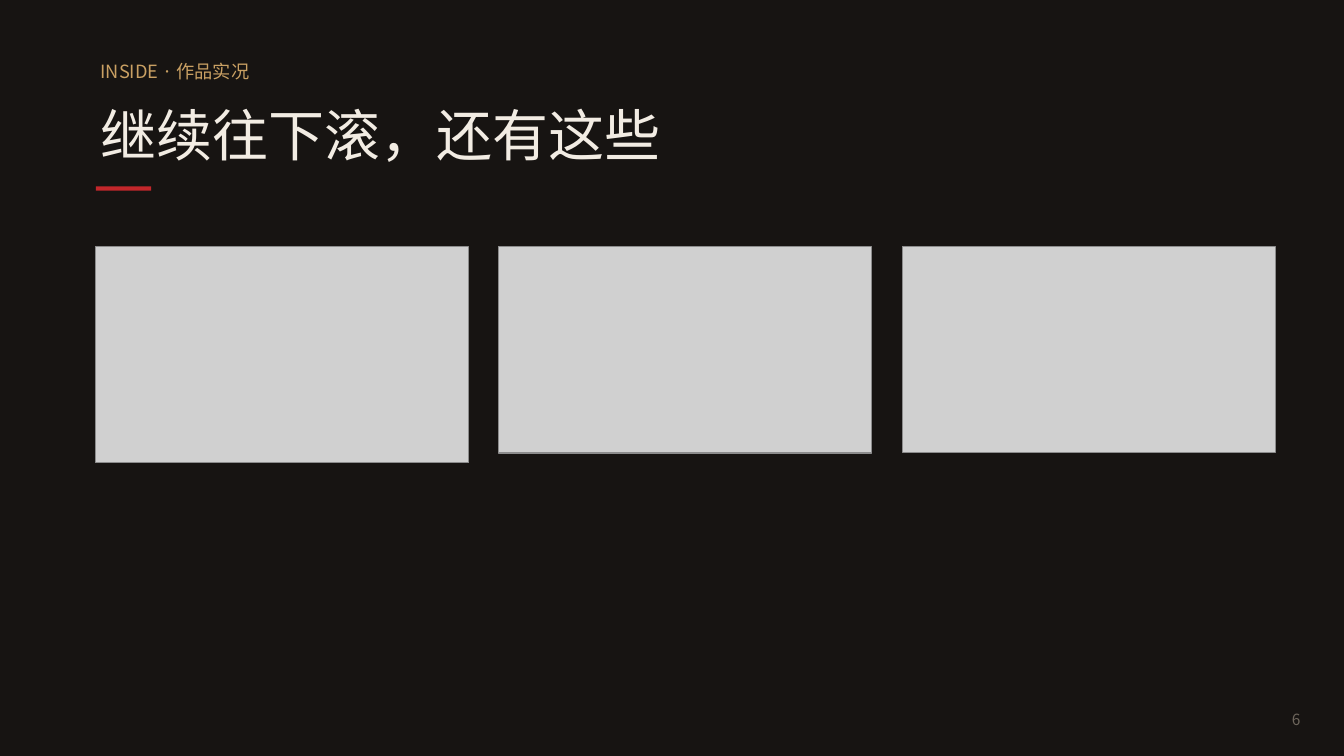
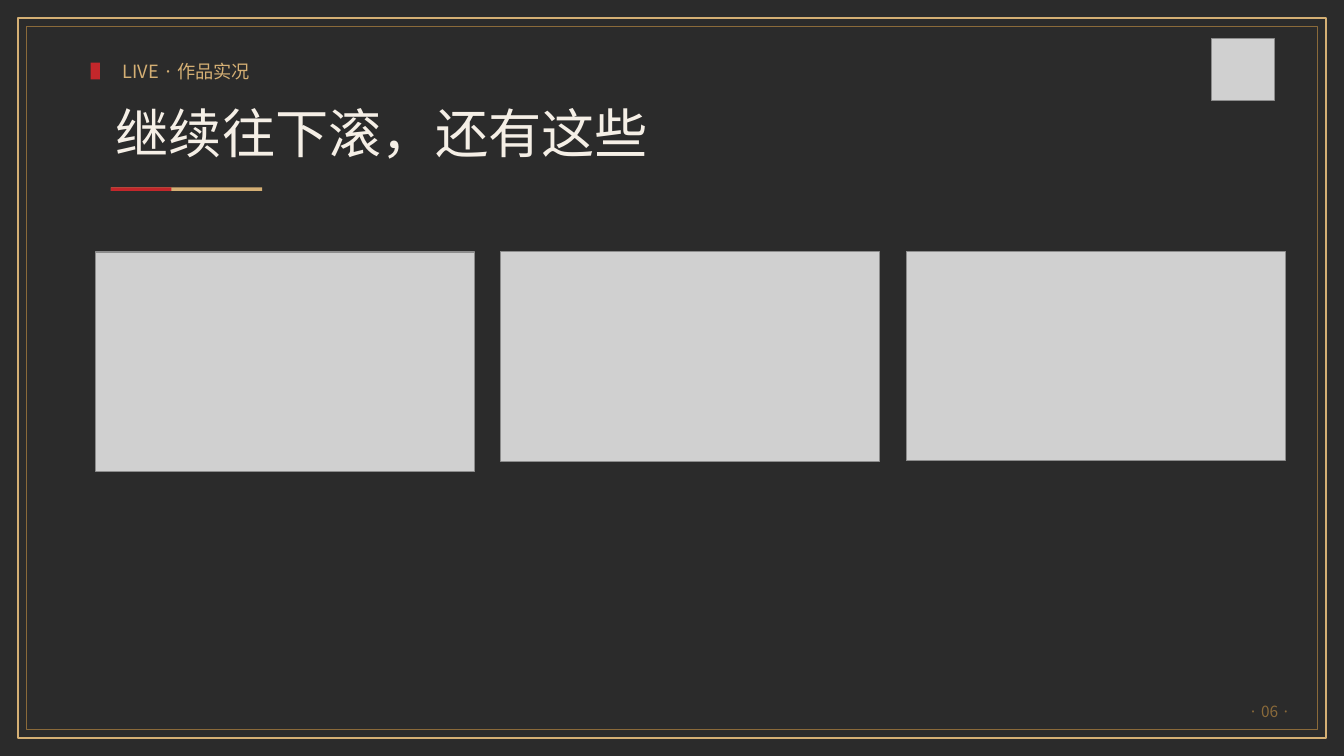
Before and after one commit to chenxingyu364/limingqianye, a slide deck: slide 6 of materials/defense-ppt.pptx. Drawn at 1344x756 pixels with LibreOffice and Linux fonts; fonts in the diff are those of the drawing; grey boxes stand for pictures; background and template pictures are left out; a plain dark background stands for a picture behind light text. Boxes give left, top, right and bottom in pixels: in the first picture for what was removed or moved away, otherwise in the second. Text is boxed around its words. In the diff, an @@ line names an element or a change of style, - is before the commit and + after.

```diff
--- a/materials/defense-ppt.pptx
+++ b/materials/defense-ppt.pptx
@@ background #FFFFFF to picture (left out) @@
@@ rectangle: place and size @@
-rectangle at (0, 0, 1344, 756)
+rectangle at (18, 18, 1326, 738)
@@ rectangle at (18, 18, 1326, 738): fill #171412 to none; outline none to #D4AF74 1.1 pt @@
@@ rectangle added at (26, 26, 1318, 730), outline #8A6A3A 0.5 pt @@
@@ picture added at (1212, 38, 1274, 101) @@
@@ rectangle added at (91, 63, 100, 80), fill #C3272B @@
@@ text at (123, 63, 250, 80): text changed; text colour #C9A063 to #D4AF74 @@
-INSIDE · 作品实况
+LIVE · 作品实况
@@ text "继续往下滚，还有这些": place and size @@
-text "继续往下滚，还有这些" at (101, 109, 660, 162)
+text "继续往下滚，还有这些" at (116, 108, 648, 159)
@@ text "继续往下滚，还有这些" at (116, 108, 648, 159): size 40 to 38 pt, text colour #F2ECE3 to #F5EFE6 @@
@@ rectangle: place and size @@
-rectangle at (96, 187, 151, 191)
+rectangle at (111, 188, 171, 191)
@@ rectangle added at (111, 188, 262, 191), fill #D4AF74 @@
@@ picture: place and size @@
-picture at (96, 247, 469, 463)
+picture at (96, 252, 475, 472)
@@ picture: place and size @@
-picture at (499, 247, 872, 453)
+picture at (501, 252, 880, 462)
@@ picture: place and size @@
-picture at (902, 247, 1275, 453)
+picture at (906, 252, 1286, 461)
@@ text added at (1261, 706, 1278, 717), 11 pt, text #8A6A3A @@
+· 06 ·
@@ text removed at (1292, 714, 1301, 725) @@
-6
```
Also in this commit, not shown: 9 other slides changed.
